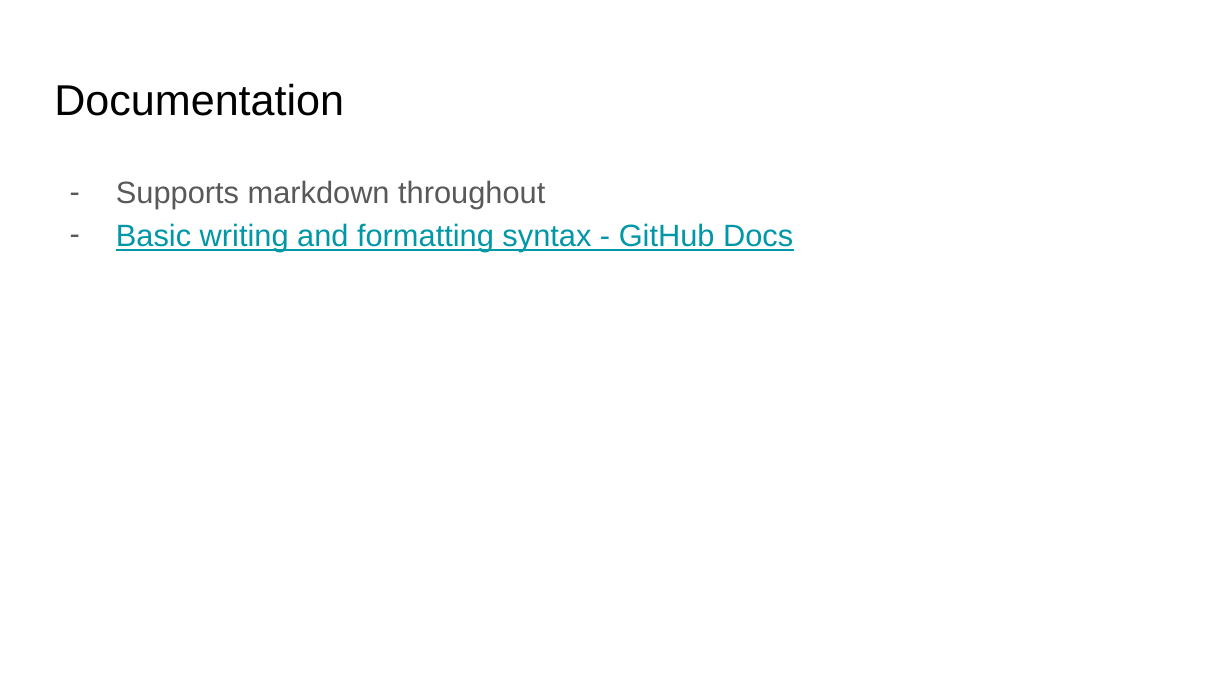
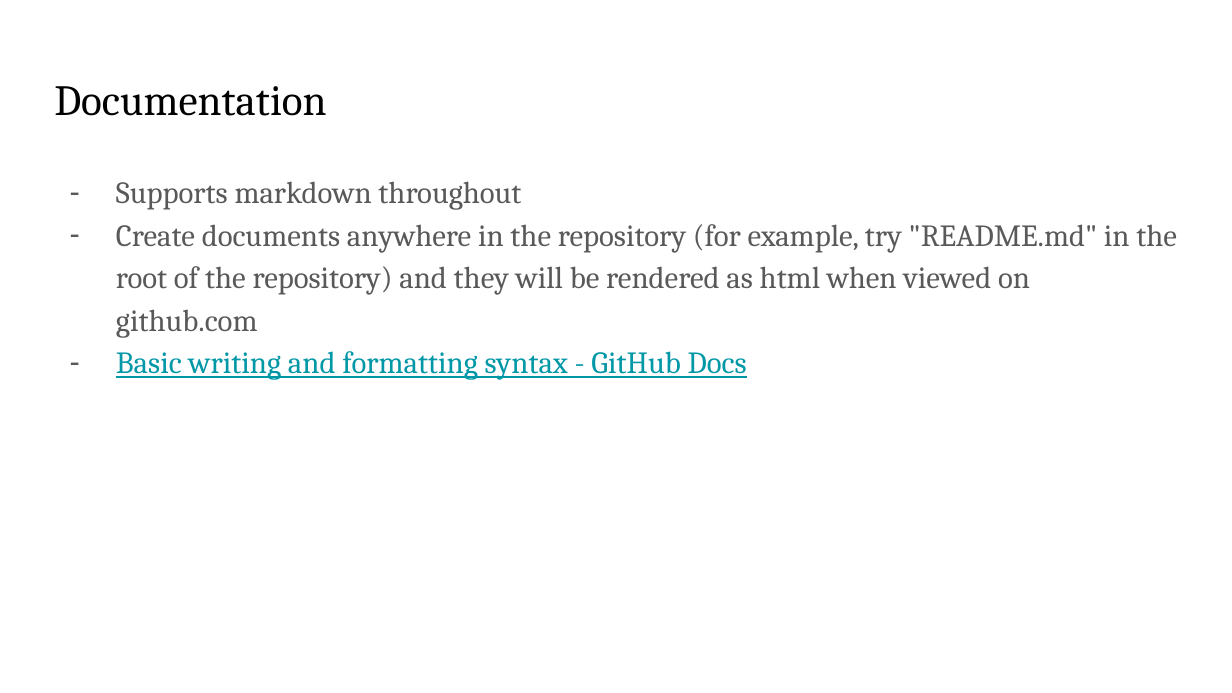
Before and after one commit to bmaden/git-demo, a slide deck: slide 9 of doc/git_demo.pptx. Drawn at 1232x693 pixels with LibreOffice and Linux fonts; fonts in the diff are those of the drawing. Boxes give left, top, right and bottom in pixels: in the first picture for what was removed or moved away, otherwise in the second. Text is boxed around its words. In the diff, an @@ line names an element or a change of style, - is before the commit and + after.

```diff
--- a/doc/git_demo.pptx
+++ b/doc/git_demo.pptx
@@ title "Documentation" at box(54, 86, 326, 116): font Arial to Cambria @@
@@ text at box(116, 181, 747, 380): font Arial to Cambria in "Supports markdown throughout", "Basic writing and formatting syntax - GitHub ..." @@
@@ text at box(116, 224, 1177, 338): paragraph added @@
+– Create documents anywhere in the repository (for example, try "README.md" in the root of the repository) and they will be rendered as html when viewed on github.com
```
Also in this commit, not shown: 11 other slides changed, 5 slides added.
